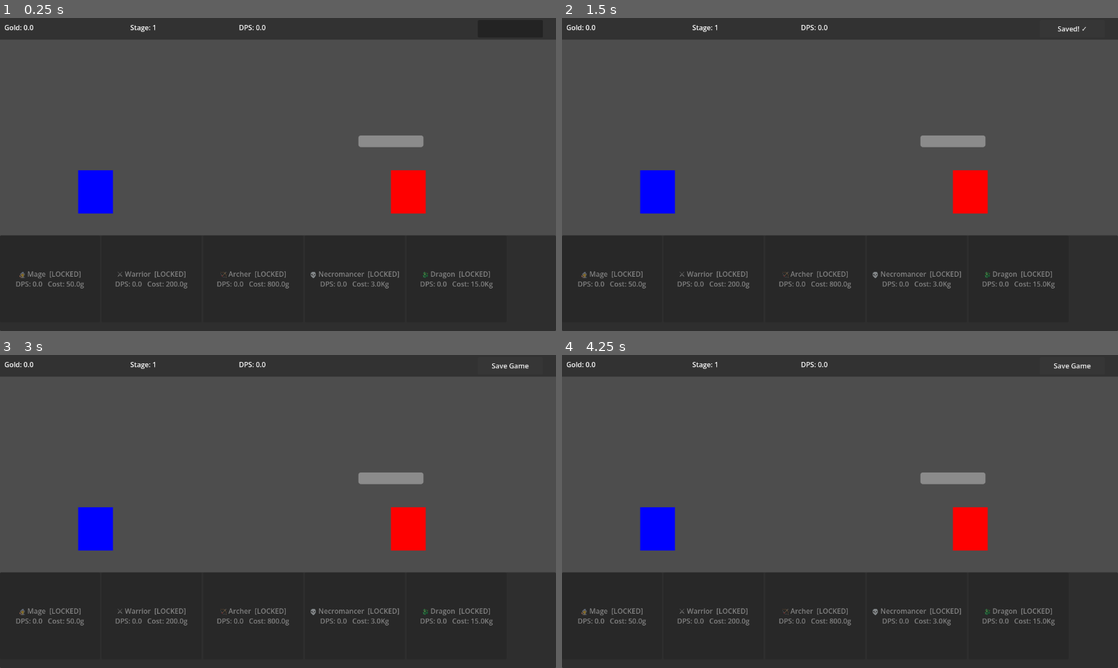
Above: before the commit, frames 1-4 (two rows, left to right).
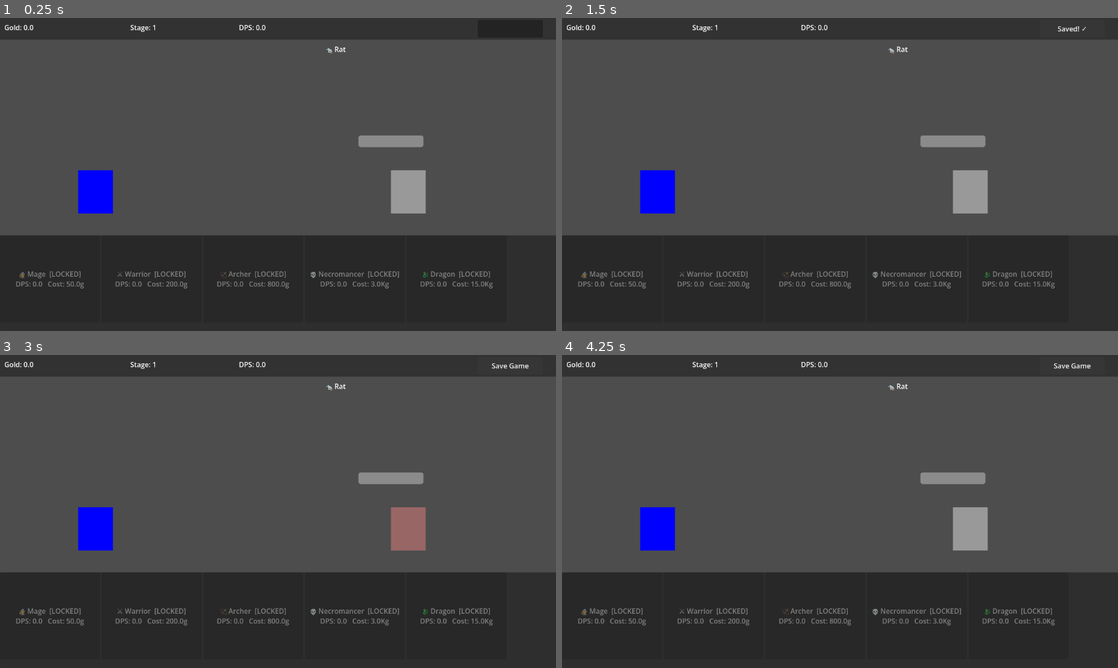
Above: after the commit, the same moments.

Repository: toXCustom/FightThemAll
Game: Godot game, scene res://scenes/battle_scene.tscn
Same seed, same stepped clock (60 frames per second), same inputs: the game is played once before the commit and once after it.
Inputs (mouse positions are in pixels of both pictures, inside the frame that each line leads up to):
- Up to frame 1 (0.25 s): no input
- Up to frame 2 (1.5 s): tap Enter at 0.5 s; click (1073, 27) at 1.25 s
- Up to frame 3 (3 s): click "Saved! ✓" at 2 s
- Up to frame 4 (4.25 s): click "Save Game" at 3.5 s

The runs differ from the first frame. In frame 1, 0.9% of the frame differs, in the area x 58-77%, y 9-63%; in frame 2, 0.9%; in frame 3, 0.9%; in frame 4, 0.9%.

Commit message:
0.1.120
0.1.120
- adding different monsters type
-- rat (stage 1-5)
-- wolf (stage 6-10)
-- zombie (stage 11-15)
-- drake (stage 16-20)
-- boss (every 10 stages)

Diff:
--- a/project.godot
+++ b/project.godot
@@ -19,6 +19,7 @@
 
 GameManager="*uid://upsd3jboij7f"
 SaveManager="*uid://bcnlmv1l4ke4c"
+MonsterData="*uid://d2qqkq1sid4ve"
 
 [display]
 
--- a/scenes/battle_scene.tscn
+++ b/scenes/battle_scene.tscn
@@ -20,6 +20,11 @@
 
 [node name="Sprite2D" type="Sprite2D" parent="Monster" unique_id=1183982434]
 
+[node name="ColorRect" type="ColorRect" parent="Monster/Sprite2D" unique_id=376788321]
+offset_right = 80.0
+offset_bottom = 100.0
+color = Color(1, 0, 0, 1)
+
 [node name="HealthBar" type="ProgressBar" parent="Monster" unique_id=7173925]
 custom_minimum_size = Vector2(150, 20)
 offset_left = -75.0
@@ -28,11 +33,6 @@
 offset_bottom = -53.0
 value = 100.0
 show_percentage = false
-
-[node name="ColorRect" type="ColorRect" parent="Monster" unique_id=376788321]
-offset_right = 80.0
-offset_bottom = 100.0
-color = Color(1, 0, 0, 1)
 
 [node name="AttackTimer" type="Timer" parent="." unique_id=1693242274]
 autostart = true
@@ -68,6 +68,12 @@
 offset_right = 1250.0
 offset_bottom = 45.0
 
+[node name="MonsterNameLabel" type="Label" parent="UI" unique_id=915907359]
+offset_left = 750.0
+offset_top = 60.0
+offset_right = 790.0
+offset_bottom = 83.0
+
 [node name="HeroPanel" parent="." unique_id=1640054513 instance=ExtResource("2_rca61")]
 script = ExtResource("2_kinr6")
 
--- a/scripts/combat/BattleScene.gd
+++ b/scripts/combat/BattleScene.gd
@@ -1,29 +1,51 @@
 extends Node2D
 
-# Monster stats (scale with stage)
 var monster_max_hp: float = 100.0
 var monster_current_hp: float = 100.0
 var gold_reward: float = 10.0
+var current_monster: Dictionary = {}
+var is_boss: bool = false
 
 func _ready():
-	# Load saved game FIRST before anything else
 	SaveManager.load_game()
-
 	GameManager.gold_changed.connect(_on_gold_changed)
 	GameManager.stage_changed.connect(_on_stage_changed)
 	$AttackTimer.timeout.connect(_on_AttackTimer_timeout)
 	$AttackTimer.wait_time = 1.0 / GameManager.attack_speed
 	$AttackTimer.start()
 	$UI/SaveButton.pressed.connect(_on_SaveButton_pressed)
-
 	spawn_monster()
 	update_ui()
 
 func spawn_monster():
 	var stage = GameManager.current_stage
-	monster_max_hp = 100.0 * pow(1.15, stage - 1)
+	is_boss = MonsterData.is_boss_stage(stage)
+	current_monster = MonsterData.get_monster_for_stage(stage)
+
+	# Calculate HP and gold based on stage + monster type
+	var base_hp = 100.0 * pow(1.15, stage - 1)
+	var base_gold = 10.0 * pow(1.12, stage - 1)
+
+	monster_max_hp = base_hp * current_monster["hp_mult"]
+	gold_reward = base_gold * current_monster["gold_mult"]
+
+	# Boss is 3x stronger and gives 3x gold!
+	if is_boss:
+		monster_max_hp *= 3.0
+		gold_reward *= 3.0
+
 	monster_current_hp = monster_max_hp
-	gold_reward = 10.0 * pow(1.12, stage - 1)
+
+	# Change monster color
+	$Monster/Sprite2D/ColorRect.color = current_monster["color"]
+
+	# Boss gets bigger!
+	if is_boss:
+		$Monster/Sprite2D/ColorRect.scale = Vector2(1.5, 1.5)
+	else:
+		$Monster/Sprite2D/ColorRect.scale = Vector2(1.0, 1.0)
+
+	update_monster_ui()
 	update_monster_healthbar()
 
 func _on_AttackTimer_timeout():
@@ -33,10 +55,10 @@
 	monster_current_hp -= amount
 	update_monster_healthbar()
 
-	# Flash effect (optional but satisfying!)
+	# Flash red on hit
 	var tween = create_tween()
-	tween.tween_property($Monster/Sprite2D, "modulate", Color.RED, 0.05)
-	tween.tween_property($Monster/Sprite2D, "modulate", Color.WHITE, 0.05)
+	tween.tween_property($Monster/Sprite2D/ColorRect, "modulate", Color.RED, 0.05)
+	tween.tween_property($Monster/Sprite2D/ColorRect, "modulate", Color.WHITE, 0.05)
 
 	if monster_current_hp <= 0:
 		monster_died()
@@ -50,23 +72,30 @@
 	$Monster/HealthBar.max_value = monster_max_hp
 	$Monster/HealthBar.value = monster_current_hp
 
+func update_monster_ui():
+	var monster_name = current_monster["emoji"] + " "
+	if is_boss:
+		monster_name += "⚠️ BOSS: "
+	monster_name += current_monster["name"]
+	$UI/MonsterNameLabel.text = monster_name
+
 func update_ui():
-	$UI/GoldLabel.text = "Gold: " + str(snapped(GameManager.gold, 0.1))
+	$UI/GoldLabel.text = "Gold: " + GameManager.format_number(GameManager.gold)
 	$UI/StageLabel.text = "Stage: " + str(GameManager.current_stage)
-	$UI/DPSLabel.text = "DPS: " + str(GameManager.player_dps)
+	$UI/DPSLabel.text = "DPS: " + GameManager.format_number(GameManager.player_dps)
 
 func _on_gold_changed(_new_amount):
 	update_ui()
 
 func _on_stage_changed(_new_stage):
 	update_ui()
+	# Flash stage label yellow on new stage
+	var tween = create_tween()
+	tween.tween_property($UI/StageLabel, "modulate", Color.YELLOW, 0.1)
+	tween.tween_property($UI/StageLabel, "modulate", Color.WHITE, 0.5)
 
 func _on_SaveButton_pressed():
 	SaveManager.save_game()
-	# Flash the button text as confirmation
 	$UI/SaveButton.text = "Saved! ✓"
 	await get_tree().create_timer(1.5).timeout
 	$UI/SaveButton.text = "Save Game"
-
-func _on_attack_timer_timeout() -> void:
-	pass # Replace with function body.
--- /dev/null
+++ b/scripts/data/MonsterData.gd
@@ -0,0 +1,64 @@
+extends Node
+
+# Each monster type: name, emoji, hp_multiplier, gold_multiplier, color
+const MONSTER_TYPES = [
+	{
+		"name": "Rat",
+		"emoji": "🐀",
+		"stages": [1, 5],
+		"hp_mult": 1.0,
+		"gold_mult": 1.0,
+		"color": Color(0.6, 0.6, 0.6)
+	},
+	{
+		"name": "Wolf",
+		"emoji": "🐺",
+		"stages": [6, 10],
+		"hp_mult": 1.5,
+		"gold_mult": 1.5,
+		"color": Color(0.4, 0.3, 0.2)
+	},
+	{
+		"name": "Zombie",
+		"emoji": "🧟",
+		"stages": [11, 15],
+		"hp_mult": 2.0,
+		"gold_mult": 2.0,
+		"color": Color(0.2, 0.5, 0.2)
+	},
+	{
+		"name": "Drake",
+		"emoji": "🐉",
+		"stages": [16, 20],
+		"hp_mult": 3.0,
+		"gold_mult": 3.0,
+		"color": Color(0.8, 0.2, 0.2)
+	},
+	{
+		"name": "Demon",
+		"emoji": "👹",
+		"stages": [21, 30],
+		"hp_mult": 5.0,
+		"gold_mult": 5.0,
+		"color": Color(0.5, 0.0, 0.5)
+	},
+	{
+		"name": "Dragon",
+		"emoji": "🔥",
+		"stages": [31, 999],
+		"hp_mult": 10.0,
+		"gold_mult": 10.0,
+		"color": Color(1.0, 0.3, 0.0)
+	}
+]
+
+func get_monster_for_stage(stage: int) -> Dictionary:
+	for monster in MONSTER_TYPES:
+		# Repeat every 30 stages
+		var adjusted_stage = ((stage - 1) % 30) + 1
+		if adjusted_stage >= monster["stages"][0] and adjusted_stage <= monster["stages"][1]:
+			return monster
+	return MONSTER_TYPES[0]
+
+func is_boss_stage(stage: int) -> bool:
+	return stage % 10 == 0
--- a/scripts/managers/HeroPanel.gd
+++ b/scripts/managers/HeroPanel.gd
@@ -26,7 +26,7 @@
 
 		hero_list.add_child(btn)
 
-func _get_hero_text(hero: Dictionary, index: int) -> String:
+func _get_hero_text(hero: Dictionary, _index: int) -> String:
 	var cost = GameManager.get_hero_cost(hero)
 	var dps = GameManager.get_hero_dps(hero)
 	var level_text = "Lv." + str(hero["level"]) if hero["level"] > 0 else "LOCKED"
Not shown, added: scripts/data/MonsterData.gd.uid
